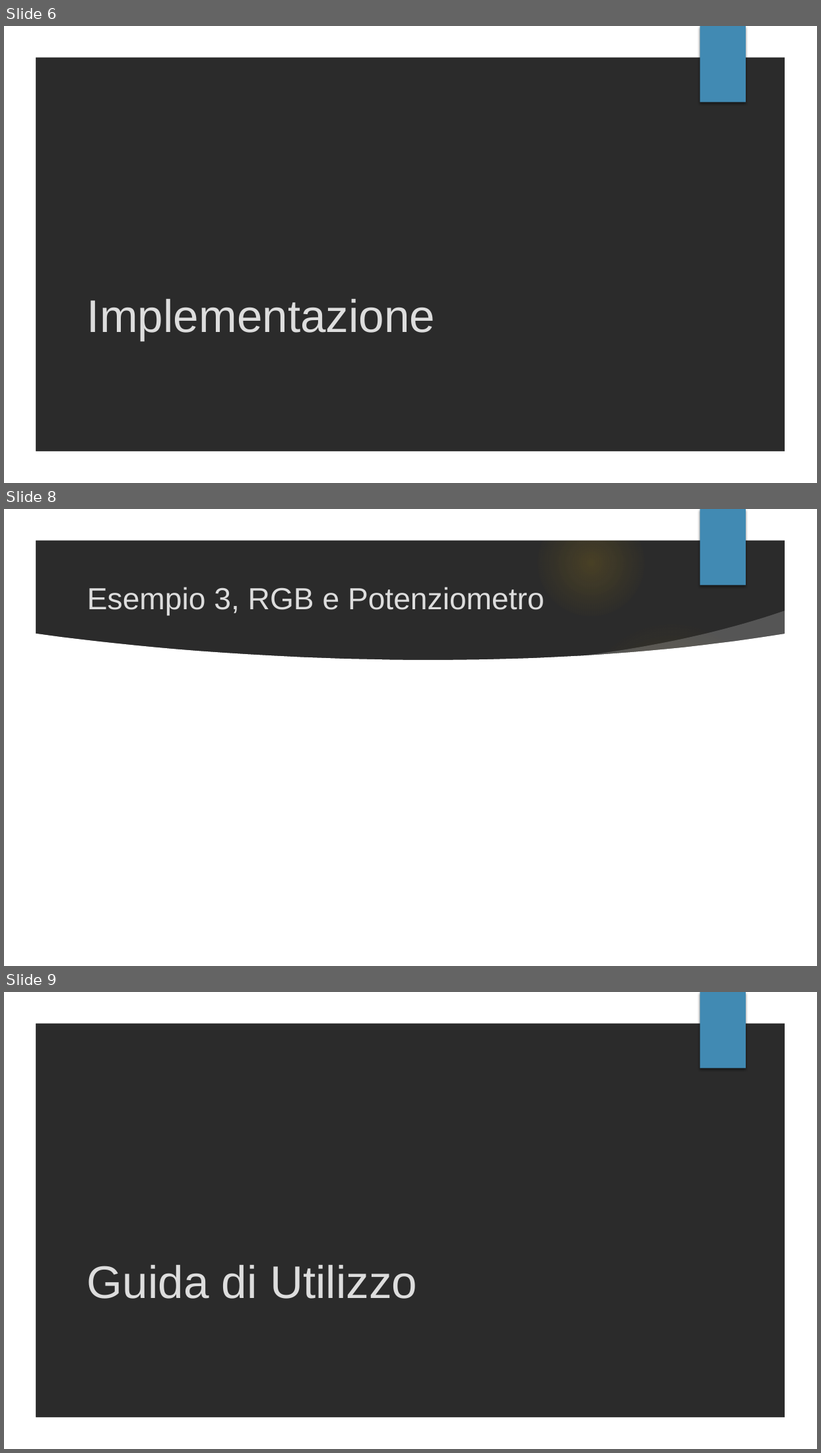
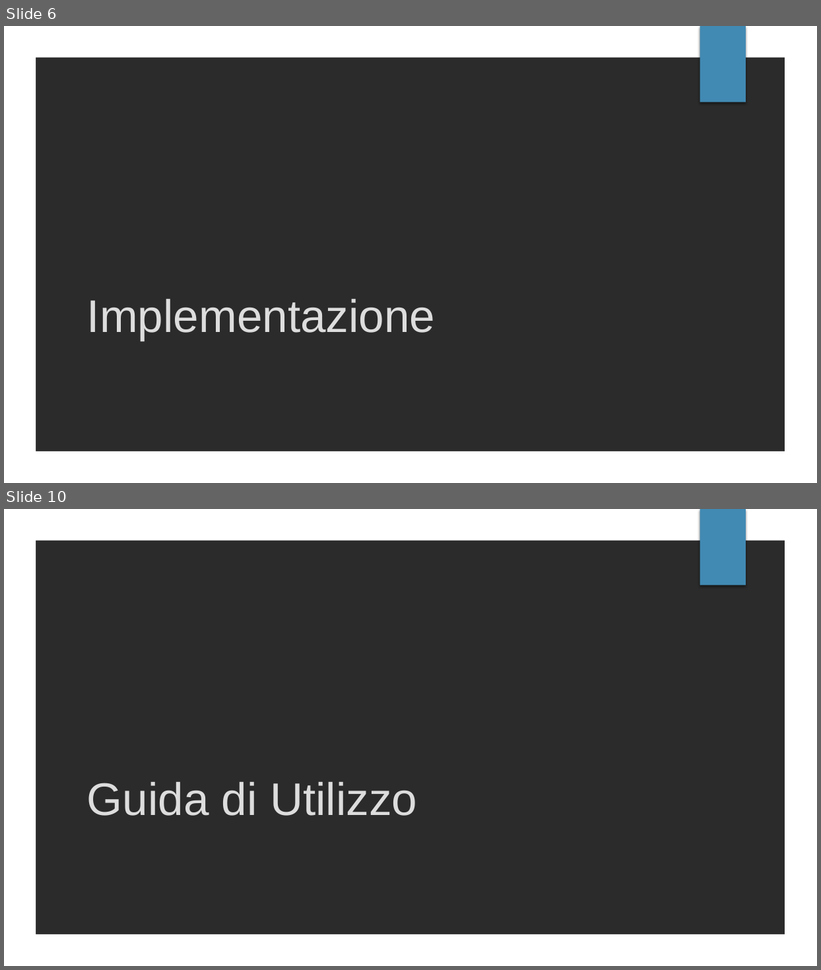
Before and after one commit to mattiaruberto/Progetto2, a slide deck: Presentazione/PROGETTO 2.pptx. Shown one above the other, each under a label of ours: slides 6, 8 and 9 before the commit, slides 6 and 10 after it; the slides between them are not shown. The pictures are 821x1453 and 821x970 pixels, drawn with LibreOffice and Linux fonts; fonts in the diff are those of the drawing; background and template pictures are left out; a plain dark background stands for a picture behind light text. Boxes give left, top, right and bottom in pixels: in the first picture for what was removed or moved away, otherwise in the second. Text is boxed around its words. In the diff, an @@ line names an element or a change of style, - is before the commit and + after.

```diff
--- a/Presentazione/PROGETTO 2.pptx
+++ b/Presentazione/PROGETTO 2.pptx
@@ slide 8 removed at box(4, 509, 817, 966), background picture (left out); not listed: 2 template elements that a slide beside it also shows @@
@@ title removed at box(87, 587, 545, 616) @@
-Esempio 3, RGB e Potenziometro
@@ group removed at box(4, 510, 792, 966): 5 ellipses, 2 freeform shapes @@
@@ what was slide 9 is now slide 10 @@
```
Also in this commit, not shown: 2 slides changed, 2 slides added.
